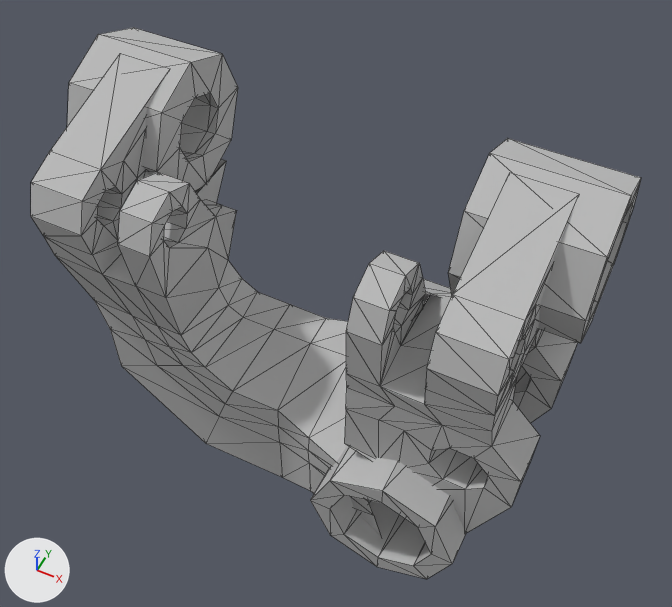
What one commit did to the glTF model atlas/meshes/r_lglut.gltf.
Rendered twice from a 50 mm lens placed at (0.0934, -0.1683, 0.1579), pointed at (0.0156, -0.0127, -0.0366). Lighting does not change. The marker at lower left points along +X, +Y and +Z. Mesh edges are drawn as thin lines.

The first picture shows 'Node'.
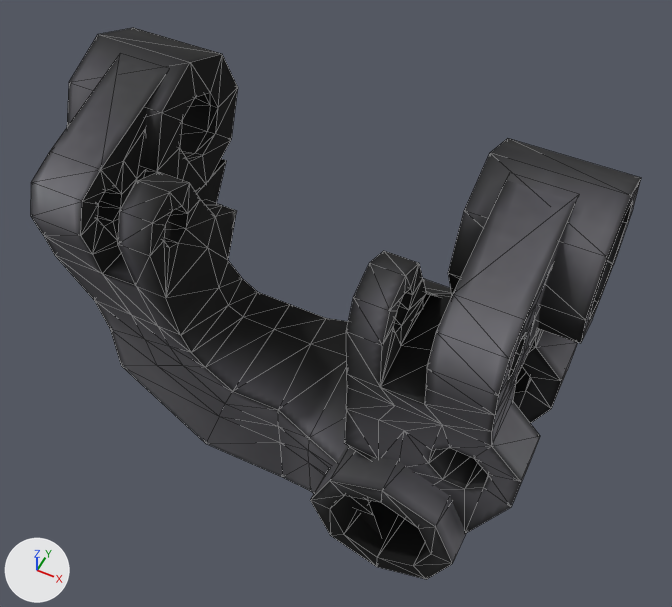
What differs and where, as boxes (x1, y1, x2, y2) in the pictures (672 x 607 px; the box of a moved part takes in the faces that stretch with it):
part 1 of me_node_mesh, moved or reshaped
    both: (166, 217, 215, 297)
part 2 of me_node_mesh, recoloured
    both: (31, 28, 641, 579)

What the commit changed:
Picture 'extremities_diffuse_unplugged_mit' (img_extremities_diffuse_unplugged_mit) is new.
Material 'drc_extremities_diffuse.010' (mat_drc_extremities_diffuse_010) is new.
Its texture is img_extremities_diffuse_unplugged_mit.
Its roughness is 0.998.
me_node_mesh has 446 vertices, 847 faces and spans x -0.0616..0.0823, y -0.0559..0.0204, z -0.0973..0.0202.
me_node_mesh is used by ob_node; location (0.0, 0.0, 0.0).
Verts and faces of me_node_mesh; kept vertices keep their numbers, new ones are numbered from 446.
Before the commit, vertices of me_node_mesh: 324 (-0.0172, -0.0396, -0.0053) at pixel (169, 247), 325 (-0.0172, -0.0445, -0.019) at pixel (165, 297), 326 (-0.0172, -0.0241, -0.019) at pixel (207, 247), 327 (-0.0172, -0.0358, -0.0069) at pixel (178, 242), 338 (-0.0172, -0.032, -0.0053) at pixel (185, 228).
Before the commit, vertices of me_node_mesh: 339 (-0.0217, -0.0128, -0.019) at pixel (215, 216).
Part 1, on me_node_mesh:
Faces deleted: (324, 325, 326), (324, 326, 327), (326, 339, 327), (327, 339, 338).
New faces: (326, 338, 327), (326, 339, 338), (325, 326, 327), (324, 325, 327).
me_node_mesh part 2: 843 faces spanning x -0.0616..0.0823, y -0.0559..0.0204, z -0.0973..0.0202 switch from mat_default (grey #bcbcbc) to mat_drc_extremities_diffuse_010 (picture img_extremities_diffuse_unplugged_mit).
